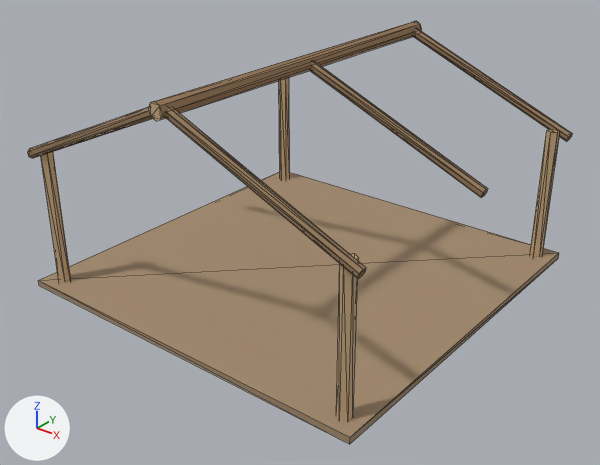
One commit to the glTF model assets/3d/models/building_warehouse_frame.glb: the scene before it, then after it.
Camera for both pictures: a 50 mm camera at (7.17, -9.14, 6.31) aimed at (0.17, -0.39, 0.89). The lights are fixed; the arrows at lower left show +X, +Y and +Z. The picture after the commit comes second. Mesh edges are drawn as thin lines. Vertices at exactly the same position are counted once.

The first picture shows 'building_warehouse_frame'.
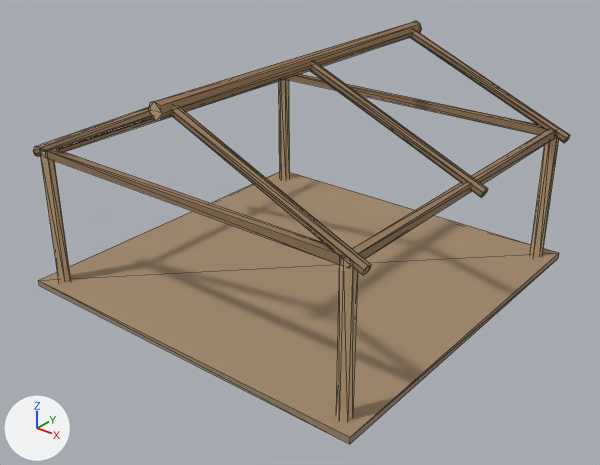
Location of each change, [x1, y1, x2, y2] in pixels of the pictures (600 x 465 px; the box of a moved part takes in the faces that stretch with it):
'building_warehouse_frame', reshaped
    before: [27, 21, 573, 444]
    after: [33, 21, 570, 444]
part 1 of me_building_warehouse_frame, added
    after: [46, 74, 556, 265]
part 2 of me_building_warehouse_frame, moved or reshaped
    before: [27, 29, 573, 279]
    after: [33, 30, 570, 275]

What the commit changed:
me_building_warehouse_frame is used by ob_building_warehouse_frame; location (0.0, 0.0, 0.0).
me_building_warehouse_frame had 153 vertices, 264 faces and spanned x -2.92..2.92, y -2.92..2.92, z 0.0..3.47.
me_building_warehouse_frame now has 177 vertices, 312 faces and spans x -2.92..2.92, y -2.92..2.92, z 0.0..3.47.
me_building_warehouse_frame part 1: a new loose piece of 24 vertices spanning x -2.71..2.71, y -2.71..2.71, z 2.11..2.23, in mat_wood_dark (brown #957959).
Part 2, on me_building_warehouse_frame:
9 vertices are removed from x -2.9..2.86, y -2.81..2.82, z 2.05..3.42.
75 faces are deleted.
20 vertices in x -2.91..2.91, y -2.81..-2.69, z 2.05..3.42 move by (0.0, 0.09, 0.0).
20 vertices in x -2.91..2.91, y 2.67..2.82, z 2.05..3.42 move by (0.0, -0.09, 0.0).
3 vertices in x -2.88..2.88, y -2.66, z 2.12..3.35 move by (0.0, 0.08, 0.0).
3 vertices move from x -2.9..2.9, y -2.69..2.79, z 2.17 to x -2.9..2.9, y -2.6..2.7, z 2.18.
9 vertices are added at x -2.9..2.86, y -2.72..2.73, z 2.05..3.42.
52 new faces join them, mat_wood (beige #c8aa81).
23 new faces join them, mat_wood_dark (brown #957959).
